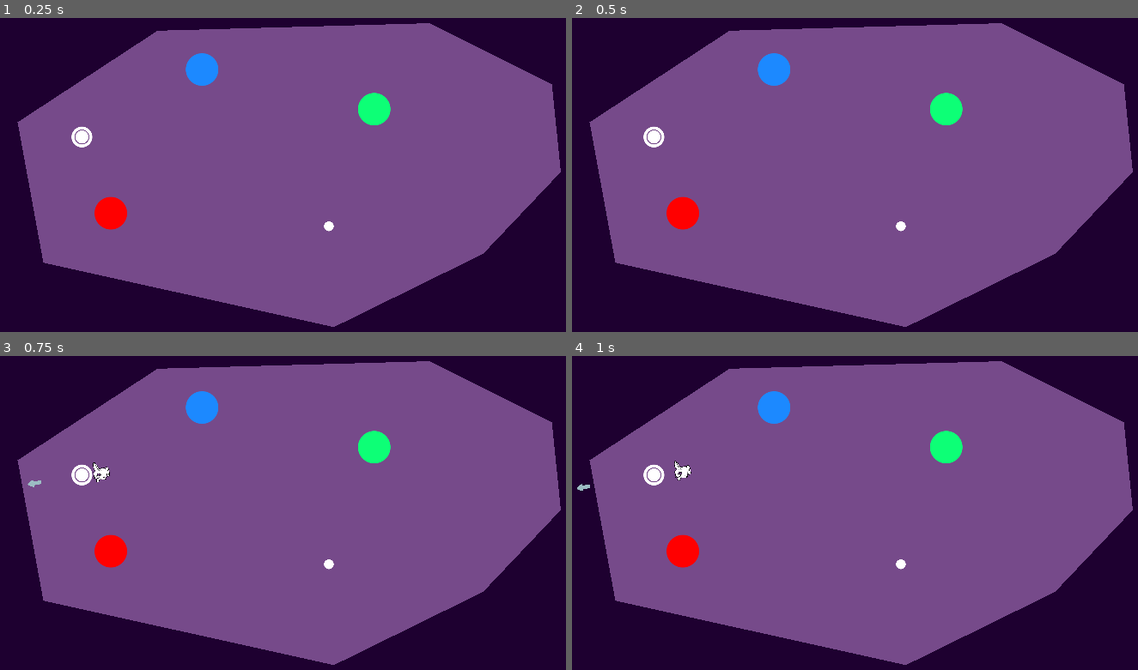
Above: before the commit, frames 1-4 (two rows, left to right).
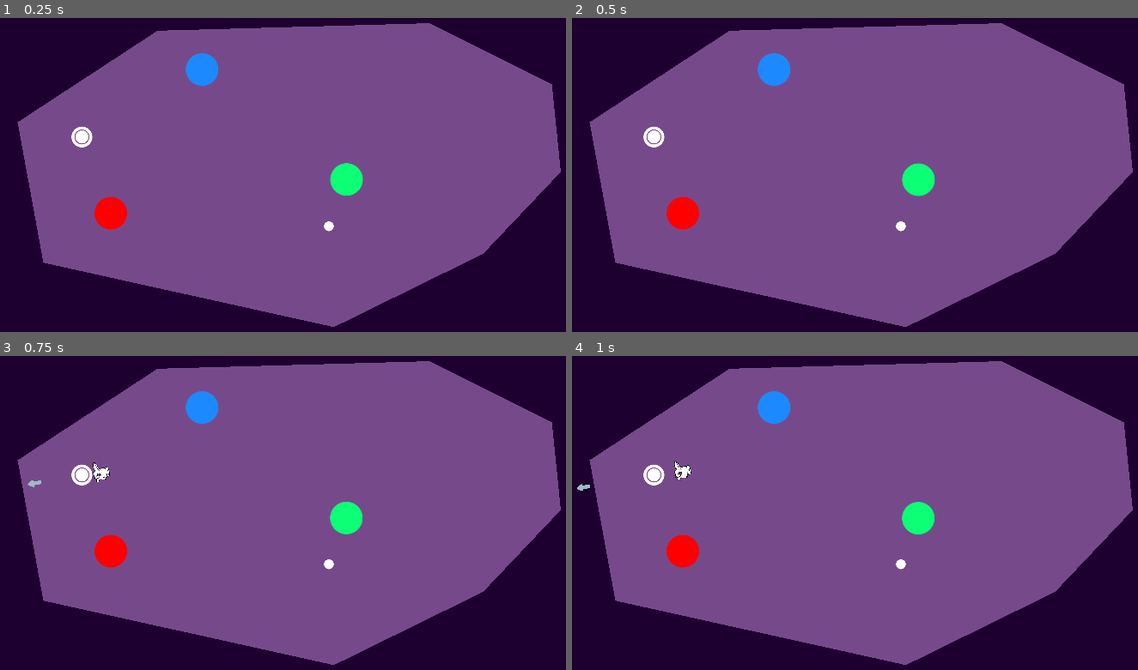
Above: after the commit, the same moments.

Repository: petey3/black-hole-fun
Game: Godot game, scene res://GodPoolGame/Game/Contexts/GameplayContext.tscn
Two runs of this game, one before a commit and one after it. Both use one fixed random seed, a clock stepped at 60 frames per second and the inputs below. This scene is started directly instead of the project's main scene.
Inputs (mouse positions are in pixels of both pictures, inside the frame that each line leads up to):
- Up to frame 1 (0.25 s): no input
- Up to frame 2 (0.5 s): no input
- Up to frame 3 (0.75 s): tap Enter (ui_accept) at 0.5 s; drag from (79, 475) to (367, 425) at 0.52 s
- Up to frame 4 (1 s): no input

The runs differ from the first frame. In frame 1, 1.0% of the frame differs, in the area x 58-70%, y 23-57%; in frame 2, 1.0%; in frame 3, 1.0%; in frame 4, 1.0%.

Commit message:
Hookup blackhole signal in context scene

Diff:
--- /dev/null
+++ b/GodPoolGame/Game/Contexts/Gameplay-Context/Gameplay-Context-World.gd
@@ -0,0 +1,5 @@
+extends Node2D
+class_name Gameplay_Context_World
+
+func _on_BlackHole_swallow_body(body):
+	body.queue_free()
--- a/GodPoolGame/Game/Contexts/Gameplay-Context/Gameplay-Context-World.tscn
+++ b/GodPoolGame/Game/Contexts/Gameplay-Context/Gameplay-Context-World.tscn
@@ -1,12 +1,14 @@
-[gd_scene load_steps=6 format=2]
+[gd_scene load_steps=7 format=2]
 
 [ext_resource path="res://GodPoolGame/Game/LevelController/LevelController.tscn" type="PackedScene" id=1]
 [ext_resource path="res://GodPoolGame/TestScenes/UniverseBoundaries.tscn" type="PackedScene" id=2]
 [ext_resource path="res://GodPoolGame/TestSubjects/BlackHole.tscn" type="PackedScene" id=3]
 [ext_resource path="res://GodPoolGame/Game/Entities/CelestialCueBall.tscn" type="PackedScene" id=4]
 [ext_resource path="res://GodPoolGame/Game/Entities/Planet.tscn" type="PackedScene" id=5]
+[ext_resource path="res://GodPoolGame/Game/Contexts/Gameplay-Context/Gameplay-Context-World.gd" type="Script" id=6]
 
 [node name="Gameplay-Context-World" type="Node2D"]
+script = ExtResource( 6 )
 
 [node name="LevelController" parent="." instance=ExtResource( 1 )]
 
@@ -22,7 +24,10 @@
 
 [node name="Green Planet" parent="Level-Root/Entities" instance=ExtResource( 5 )]
 modulate = Color( 0.054902, 1, 0.466667, 1 )
-position = Vector2( 1171, 365 )
+position = Vector2( 1094, 561 )
+__meta__ = {
+"_edit_group_": true
+}
 
 [node name="Blue Planet" parent="Level-Root/Entities" instance=ExtResource( 5 )]
 modulate = Color( 0.113725, 0.541176, 1, 1 )
@@ -33,3 +38,5 @@
 
 [node name="BlackHole" parent="Level-Root/Entities" instance=ExtResource( 3 )]
 position = Vector2( 1044, 693 )
+
+[connection signal="swallow_body" from="Level-Root/Entities/BlackHole" to="." method="_on_BlackHole_swallow_body"]
--- a/GodPoolGame/Game/LevelController/States/PlayerTurnState.gd
+++ b/GodPoolGame/Game/LevelController/States/PlayerTurnState.gd
@@ -30,7 +30,7 @@
 			continue
 
 		if rigid_body.linear_velocity.length() > 0:
-			print("Body Moving: " + body.name + " - " + str(rigid_body.linear_velocity.length()))
+#			print("Body Moving: " + body.name + " - " + str(rigid_body.linear_velocity.length()))
 			return
 
 	has_player_shot = false
--- a/GodPoolGame/TestSubjects/BlackHole.gd
+++ b/GodPoolGame/TestSubjects/BlackHole.gd
@@ -1,6 +1,6 @@
 extends RigidBody2D
 
-signal swallow_ball(Ball)
+signal swallow_body(body)
 
 export (float) var strength = 200
 export (float) var influence = 1500
@@ -20,8 +20,9 @@
 
 		var is_in_kill_zone = sq_magnitude < kill_zone_radius * kill_zone_radius
 		var is_swallowable = body.is_in_group(GodPoolGameConstants.GROUP_ID_BLACKHOLE_SWALLOWABLE)
+
 		if is_in_kill_zone and is_swallowable:
-			emit_signal("swallow_ball", body)
+			emit_signal("swallow_body", body)
 
 		var output_magnitude = (1 / (sq_magnitude + influence)) * (influence * strength)
 		if output_magnitude < dead_zone:
--- a/project.godot
+++ b/project.godot
@@ -113,6 +113,11 @@
 "class": "GameplayHUD",
 "language": "GDScript",
 "path": "res://GodPoolGame/Game/Contexts/Gameplay-Context/UserInterface/GamplayHUD.gd"
+}, {
+"base": "Node2D",
+"class": "Gameplay_Context_World",
+"language": "GDScript",
+"path": "res://GodPoolGame/Game/Contexts/Gameplay-Context/Gameplay-Context-World.gd"
 }, {
 "base": "Event",
 "class": "GreenEvent",
@@ -336,6 +341,7 @@
 "FeedbackRunner": "",
 "FloatSequencer": "",
 "GameplayHUD": "",
+"Gameplay_Context_World": "",
 "GreenEvent": "",
 "InlineTimer": "",
 "IntSequencer": "",
